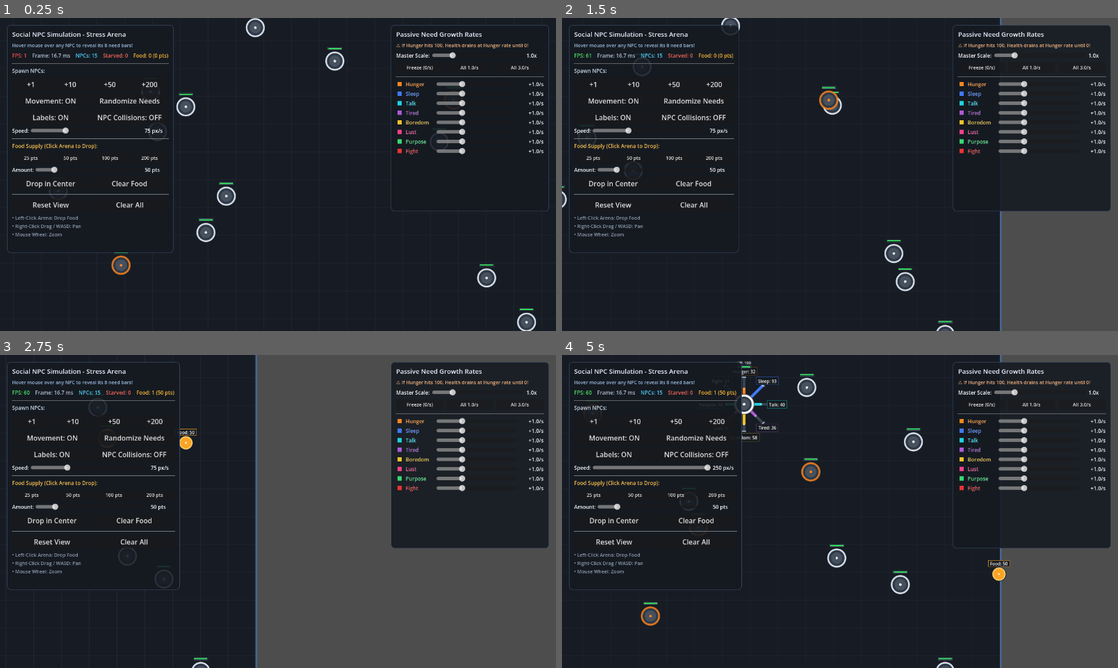
Above: before the commit, frames 1-4 (two rows, left to right).
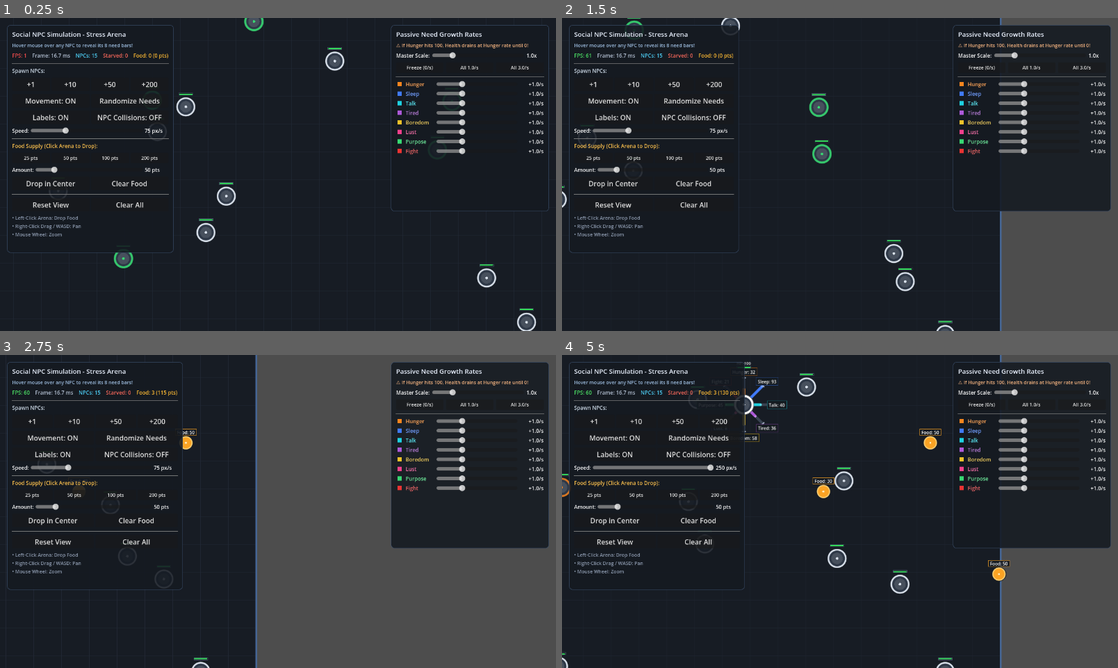
Above: after the commit, the same moments.

Repository: william-mad/social-npc-simulation
Game: Godot game, scene res://world/world.tscn
The game is run twice, just before and just after one commit, with the same random seed, the same clock (stepped at 60 frames per second) and the same inputs.
Inputs (mouse positions are in pixels of both pictures, inside the frame that each line leads up to):
- Up to frame 1 (0.25 s): no input
- Up to frame 2 (1.5 s): move the mouse to (962, 158) at 0.52 s; hold D 0.53-1.25 s; click (962, 158) at 0.67 s; drag from (728, 190) to (812, 237) at 1.27 s
- Up to frame 3 (2.75 s): move the mouse to (333, 442) at 2.02 s; hold D from 2.03 s (still down); click (333, 442) at 2.17 s
- Up to frame 4 (5 s): release D at 2.75 s; drag from (812, 574) to (673, 464) at 2.77 s; move the mouse to (1006, 558) at 3.52 s; hold A 3.53-4.25 s; click (1006, 558) at 3.67 s; drag from (673, 464) to (756, 433) at 4.27 s

The runs differ from the first frame. In frame 1, 0.4% of the frame differs, in the area x 20-48%, y 0-83%; in frame 2, 0.6%; in frame 3, 1.3%; in frame 4, 3.0%, in the area x 0-69%, y 2-100%.

Commit message:
Implement Purpose foraging behavior and connect foraging_completed signal to spawn food

Diff:
--- a/npc/npc.gd
+++ b/npc/npc.gd
@@ -4,8 +4,10 @@
 ## Signals
 signal hover_changed(is_hovered: bool)
 signal died(npc: NPC)
+signal foraging_completed(forage_pos: Vector2, amt: float)
 
 const HUNGRY_THRESHOLD: float = 40.0
+const PURPOSE_THRESHOLD: float = 50.0
 
 # ==============================================================================
 # HEALTH (0 to 100)
@@ -75,7 +77,7 @@
 @export_range(0.0, 100.0) var purpose: float = 70.0:
 	set(v):
 		purpose = clampf(v, 0.0, 100.0)
-		if is_mouse_hovered:
+		if is_mouse_hovered or is_foraging or purpose >= PURPOSE_THRESHOLD:
 			queue_redraw()
 
 @export_range(0.0, 100.0) var fight: float = 15.0:
@@ -220,6 +222,9 @@
 
 var is_mouse_hovered: bool = false
 var is_dead: bool = false
+var is_foraging: bool = false
+var forage_timer: float = 0.0
+var forage_cooldown: float = 0.0
 var wander_timer: float = 0.0
 var wander_direction: Vector2 = Vector2.ZERO
 var arena_bounds: Rect2 = Rect2()
@@ -246,6 +251,10 @@
 ## Returns true if hunger >= 40.0
 func is_hungry() -> bool:
 	return hunger >= HUNGRY_THRESHOLD
+
+## Returns true if purpose >= 50.0 and ready to forage
+func has_purpose_to_forage() -> bool:
+	return purpose >= PURPOSE_THRESHOLD and not is_foraging and forage_cooldown <= 0.0
 
 func _process(delta: float) -> void:
 	if is_dead:
@@ -293,7 +302,15 @@
 	if is_dead:
 		return
 
+	if forage_cooldown > 0.0:
+		forage_cooldown = maxf(forage_cooldown - delta, 0.0)
+
 	if can_move and not (pause_on_hover and is_mouse_hovered):
+		# If actively foraging, process foraging progress
+		if is_foraging:
+			_process_foraging(delta)
+			return
+
 		# "if hunger >= 40 the npc is hungry. add the capacity to path towards food if hungry"
 		if is_hungry():
 			var target_food = _find_nearest_food()
@@ -301,8 +318,48 @@
 				_path_towards_food(target_food)
 				return
 
+		# Purpose foraging: NPCs with high Purpose search/forage for food in the arena
+		if has_purpose_to_forage():
+			_start_foraging()
+			return
+
 		# Regular wander if not hungry or no food available
 		_handle_movement(delta)
+
+## Begins foraging action
+func _start_foraging() -> void:
+	is_foraging = true
+	forage_timer = randf_range(1.5, 2.5)
+	wander_direction = Vector2.from_angle(randf() * TAU)
+	queue_redraw()
+
+## Updates ongoing foraging action
+func _process_foraging(delta: float) -> void:
+	forage_timer -= delta
+	velocity = wander_direction * (move_speed * 0.25)
+	move_and_slide()
+
+	if forage_timer <= 0.0:
+		_complete_foraging()
+
+## Completes foraging: fulfills purpose and drops new food
+func _complete_foraging() -> void:
+	is_foraging = false
+	forage_cooldown = randf_range(2.0, 5.0)
+	var food_yield: float = randf_range(25.0, 45.0)
+
+	# Fulfill purpose need
+	purpose = clampf(purpose - 35.0, 0.0, 100.0)
+
+	# Emit foraging completion signal to spawn food
+	foraging_completed.emit(global_position, food_yield)
+
+	# Satisfaction pop tween
+	var tw = create_tween()
+	tw.tween_property(self, "scale", Vector2(1.18, 0.88), 0.08).set_trans(Tween.TRANS_QUAD)
+	tw.tween_property(self, "scale", Vector2.ONE, 0.12).set_trans(Tween.TRANS_BACK)
+
+	queue_redraw()
 
 ## Finds the nearest active food in the world
 func _find_nearest_food() -> Food:
@@ -430,6 +487,7 @@
 	if is_dead:
 		return
 	is_dead = true
+	is_foraging = false
 	died.emit(self)
 
 	# Disable physics, movement, and interaction immediately
@@ -493,15 +551,22 @@
 	# Inner button ridge / tactile bevel
 	draw_circle(Vector2.ZERO, body_radius * 0.65, body_color.lightened(0.12))
 
-	# Circle border (glows amber if hungry and unhovered)
-	if is_hungry() and not is_mouse_hovered:
+	# Circle border (glows emerald if foraging, amber if hungry and unhovered)
+	if is_foraging and not is_mouse_hovered:
+		var forage_glow = Color(0.22, 0.85, 0.45, 0.9)
+		draw_arc(Vector2.ZERO, body_radius, 0.0, TAU, 36, forage_glow, active_width + 1.0, true)
+	elif is_hungry() and not is_mouse_hovered:
 		var hungry_glow = Color(0.98, 0.52, 0.12, 0.85)
 		draw_arc(Vector2.ZERO, body_radius, 0.0, TAU, 36, hungry_glow, active_width + 0.5, true)
 	else:
 		draw_arc(Vector2.ZERO, body_radius, 0.0, TAU, 36, active_outline, active_width, true)
 
-	# Center button pip (orange when hungry)
-	var pip_color = Color(0.98, 0.52, 0.12) if is_hungry() else active_outline
+	# Center button pip (green when foraging, orange when hungry)
+	var pip_color = active_outline
+	if is_foraging:
+		pip_color = Color(0.22, 0.85, 0.45)
+	elif is_hungry():
+		pip_color = Color(0.98, 0.52, 0.12)
 	draw_circle(Vector2.ZERO, 3.0, pip_color)
 
 	# 2. Draw the 8 radial bars ONLY if mouse is over the NPC and NPC is not dead
@@ -589,6 +654,8 @@
 			var text: String = "%s: %d" % [need["name"], int(round(val))]
 			if need["prop"] == "hunger" and val >= HUNGRY_THRESHOLD:
 				text = "%s: %d (HUNGRY)" % [need["name"], int(round(val))]
+			elif need["prop"] == "purpose" and is_foraging:
+				text = "%s: %d (FORAGING)" % [need["name"], int(round(val))]
 
 			var font_size: int = 10
 			var str_size: Vector2 = font.get_string_size(text, HORIZONTAL_ALIGNMENT_CENTER, -1, font_size)
--- a/world/world.gd
+++ b/world/world.gd
@@ -261,8 +261,11 @@
 	for prop in growth_rates:
 		npc.set_need_rate(prop, growth_rates[prop] * master_growth_multiplier)
 
-	# Connect death signal
+	# Connect death & Purpose foraging signals
 	npc.died.connect(_on_npc_died)
+	npc.foraging_completed.connect(func(forage_pos: Vector2, amt: float):
+		spawn_food(forage_pos.clamp(Vector2(40, 40), arena_size - Vector2(40, 40)), amt)
+	)
 
 	if randomize_values:
 		npc.randomize_needs()
